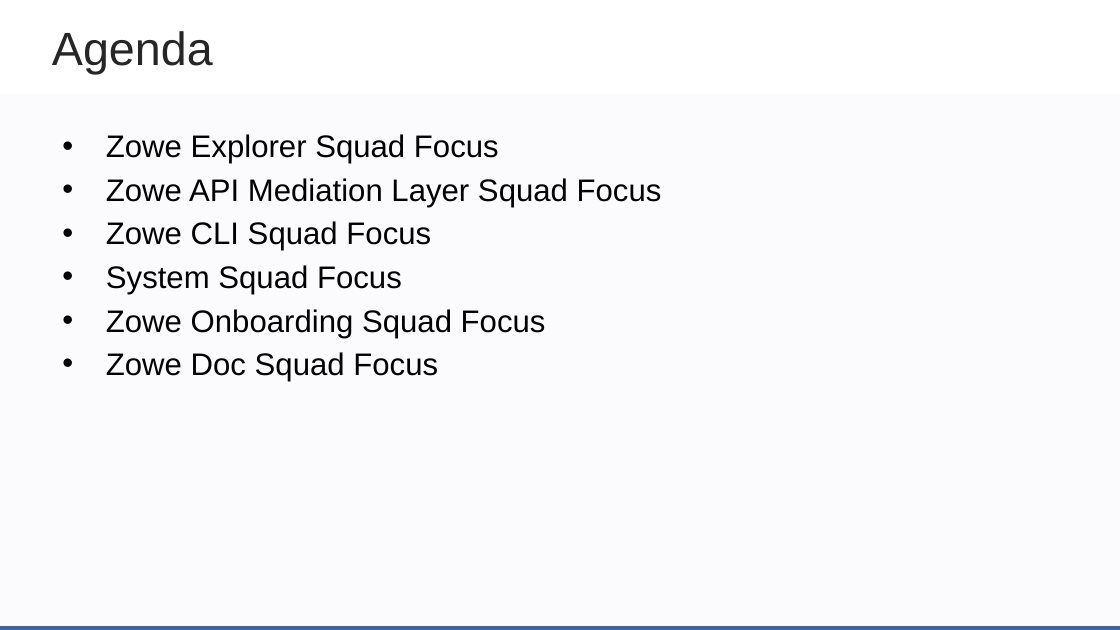
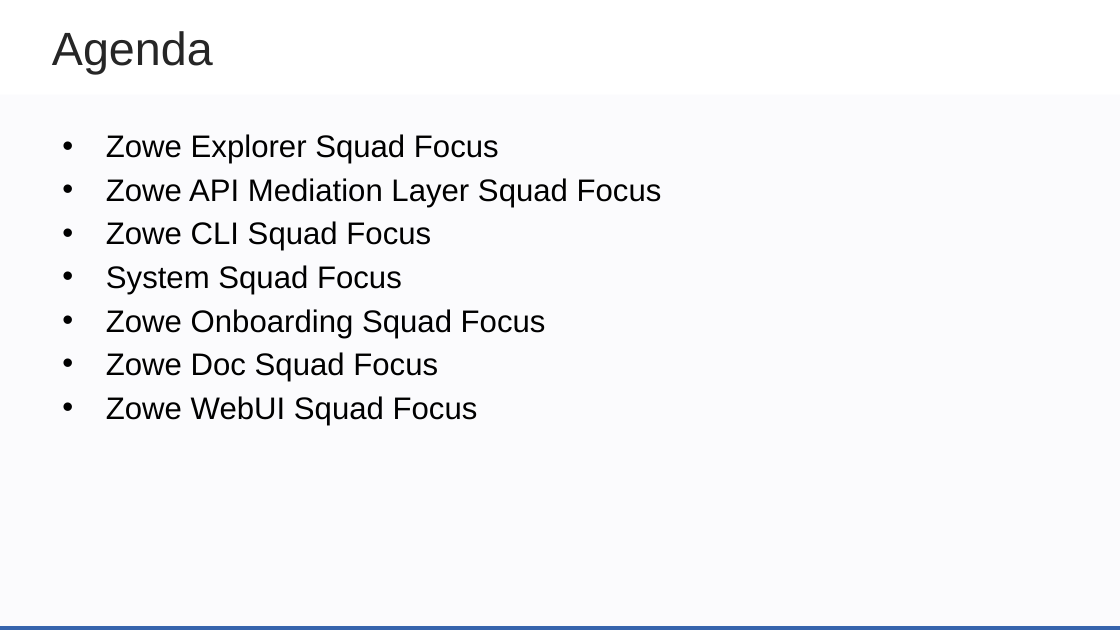
Before and after one commit to zowe/community, a slide deck: slide 3 of Project Management/PI Planning/20PI4 Planning/Zowe Community Squad Focus for 20PI4.pptx. Drawn at 1120x630 pixels with LibreOffice and Linux fonts; fonts in the diff are those of the drawing; background and template pictures are left out. Boxes give left, top, right and bottom in pixels: in the first picture for what was removed or moved away, otherwise in the second. Text is boxed around its words. In the diff, an @@ line names an element or a change of style, - is before the commit and + after.

```diff
--- a/Project Management/PI Planning/20PI4 Planning/Zowe Community Squad Focus for 20PI4.pptx
+++ b/Project Management/PI Planning/20PI4 Planning/Zowe Community Squad Focus for 20PI4.pptx
@@ text at bbox=[106, 396, 478, 425]: paragraph added @@
+• Zowe WebUI Squad Focus
```
Also in this commit, not shown: 1 other slide changed, 16 slides added, 1 slide removed.
